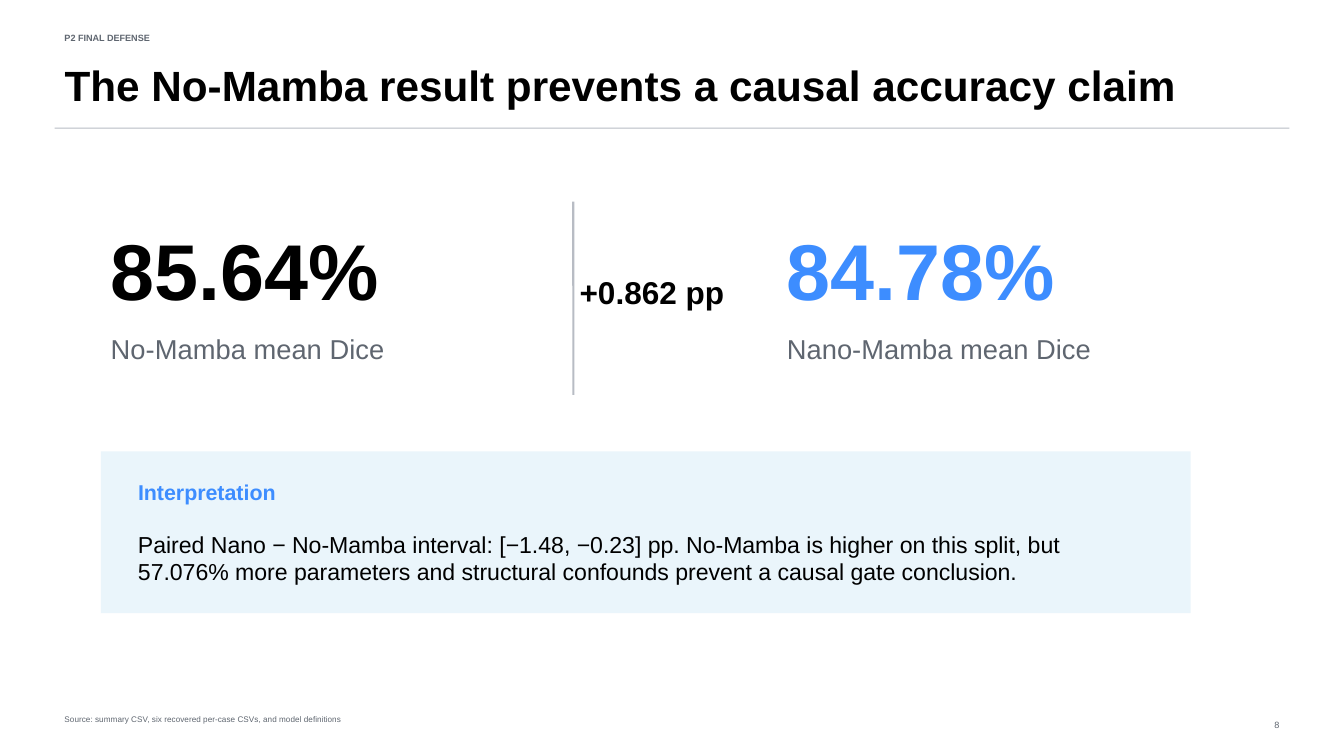
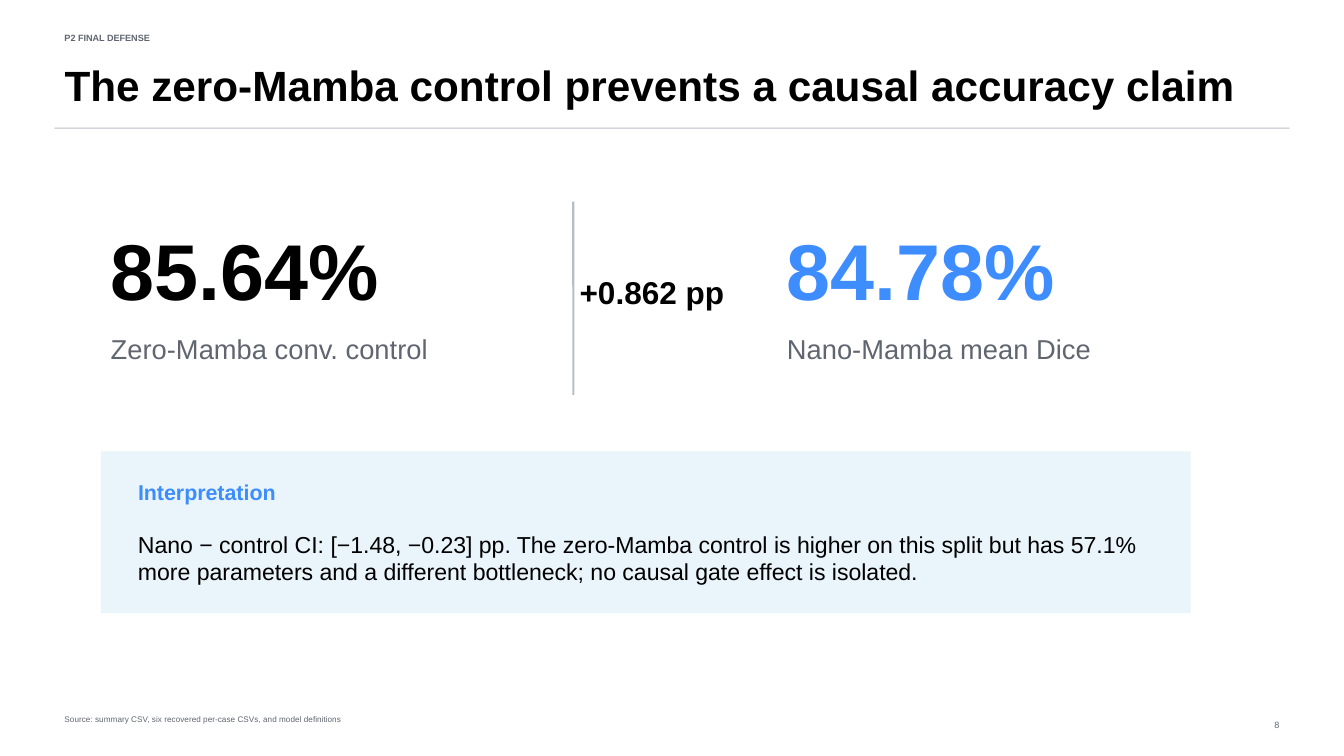
Before and after one commit to DCarchimonde/fyp-nano-mamba-unet, a slide deck: slide 8 of presentation/P2_Final_Defense_Tong_Siyuan.pptx. Drawn at 1344x756 pixels with LibreOffice and Linux fonts; fonts in the diff are those of the drawing. Boxes give left, top, right and bottom in pixels: in the first picture for what was removed or moved away, otherwise in the second. Text is boxed around its words. In the diff, an @@ line names an element or a change of style, - is before the commit and + after.

```diff
--- a/presentation/P2_Final_Defense_Tong_Siyuan.pptx
+++ b/presentation/P2_Final_Defense_Tong_Siyuan.pptx
@@ text at (65,70,1234,110): text changed @@
-The No-Mamba result prevents a causal accuracy claim
+The zero-Mamba control prevents a causal accuracy claim
@@ text at (111,339,428,359): text changed @@
-No-Mamba mean Dice
+Zero-Mamba conv. control
@@ text at (138,536,1136,585): text changed @@
-Paired Nano − No-Mamba interval: [−1.48, −0.23] pp. No-Mamba is higher on this split, but 57.076% more parameters and structural confounds prevent a causal gate conclusion.
+Nano − control CI: [−1.48, −0.23] pp. The zero-Mamba control is higher on this split but has 57.1% more parameters and a different bottleneck; no causal gate effect is isolated.
```
Also in this commit, not shown: 3 other slides changed, 29 other files.
